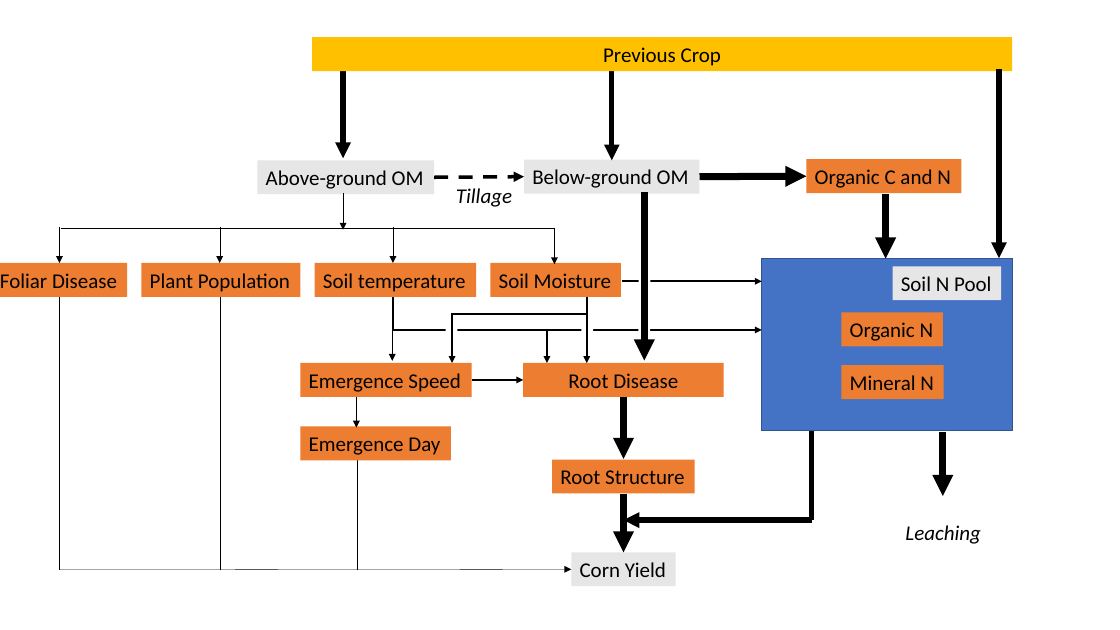
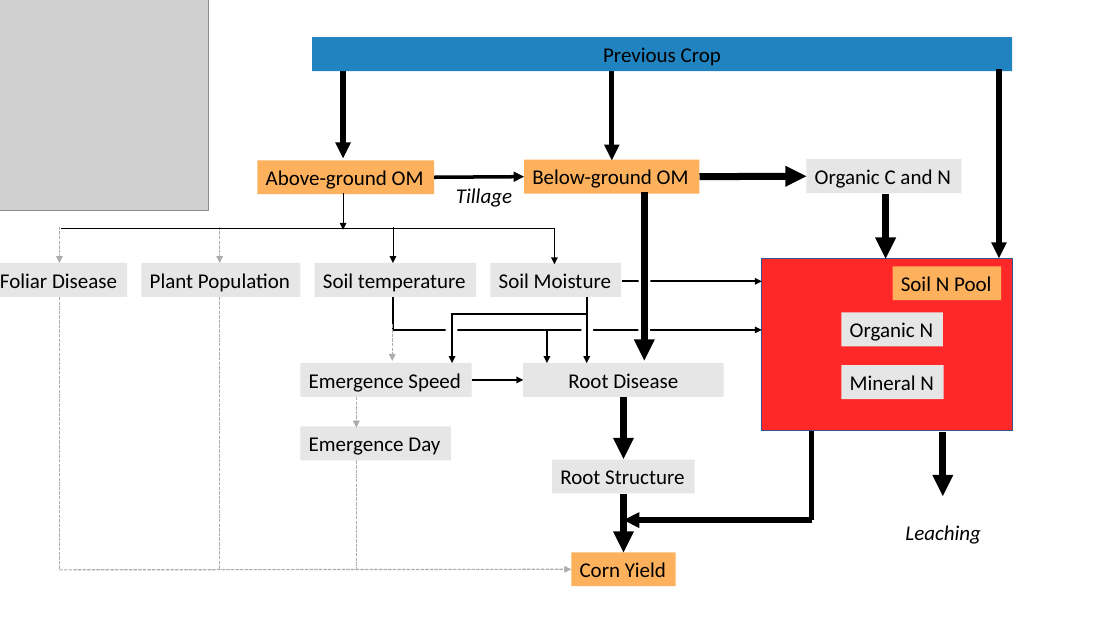
Before and after one commit to vanichols/ghproj_ccgap, a slide deck: slide 2 of manuscript/rafa-style-schematic-v1.pptx. Drawn at 1120x630 pixels with LibreOffice and Linux fonts; fonts in the diff are those of the drawing; grey boxes stand for pictures. Boxes give left, top, right and bottom in pixels: in the first picture for what was removed or moved away, otherwise in the second. Text is boxed around its words. In the diff, an @@ line names an element or a change of style, - is before the commit and + after.

```diff
--- a/manuscript/rafa-style-schematic-v1.pptx
+++ b/manuscript/rafa-style-schematic-v1.pptx
@@ picture added at bbox=[0, 0, 208, 211] @@
@@ rectangle "Previous Crop" at bbox=[312, 37, 1012, 71]: fill #FFC000 to #2184C0 @@
@@ fill #E7E6E6 to #FDB15C in 4 elements at bbox=[524, 160, 700, 193], bbox=[893, 266, 1002, 300], bbox=[571, 553, 676, 586], bbox=[258, 160, 434, 194] @@
@@ arrow (434, 177) - (524, 176): stroke #000000 3 pt dashed to #000000 3 pt @@
@@ arrow (60, 227) - (60, 263): stroke #000000 0.25 pt to #AFABAB 1 pt dashed @@
@@ arrow (220, 227) - (220, 263): stroke #000000 0.25 pt to #AFABAB 1 pt dashed @@
@@ rectangle at bbox=[762, 258, 1012, 431]: fill #4472C4 to #FF2828 @@
@@ line (60, 297) - (60, 571): stroke #000000 0.25 pt to #AFABAB 1 pt dashed @@
@@ line (220, 297) - (220, 570): stroke #000000 0.25 pt to #AFABAB 1 pt dashed @@
@@ arrow (392, 324) - (392, 360): stroke #000000 0.5 pt to #AFABAB 1 pt dashed @@
@@ arrow (356, 397) - (356, 428): stroke #000000 0.25 pt to #AFABAB 1 pt dashed @@
@@ fill #ED7D31 to #E7E6E6 in 11 elements at bbox=[315, 263, 476, 297], bbox=[807, 160, 962, 193], bbox=[842, 313, 944, 346], bbox=[842, 365, 944, 399], bbox=[301, 363, 472, 397], bbox=[491, 263, 621, 297], bbox=[141, 263, 300, 297], bbox=[0, 263, 127, 297], bbox=[523, 363, 724, 397], bbox=[552, 460, 695, 493], bbox=[301, 427, 451, 460] @@
@@ line (357, 460) - (357, 570): stroke #000000 0.25 pt to #AFABAB 1 pt dashed @@
@@ arrow (60, 570) - (571, 570): stroke #000000 0.25 pt to #AFABAB 1 pt dashed @@
```
Also in this commit, not shown: 7 other files.
